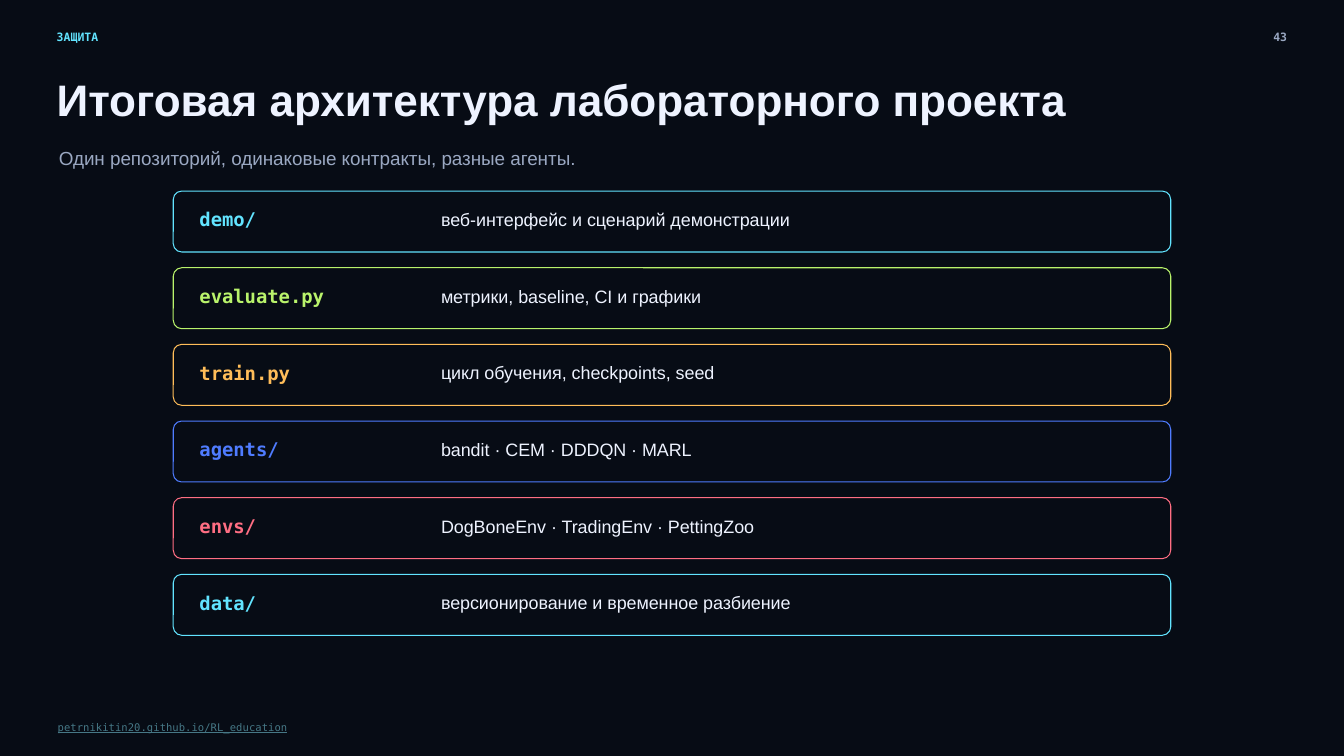
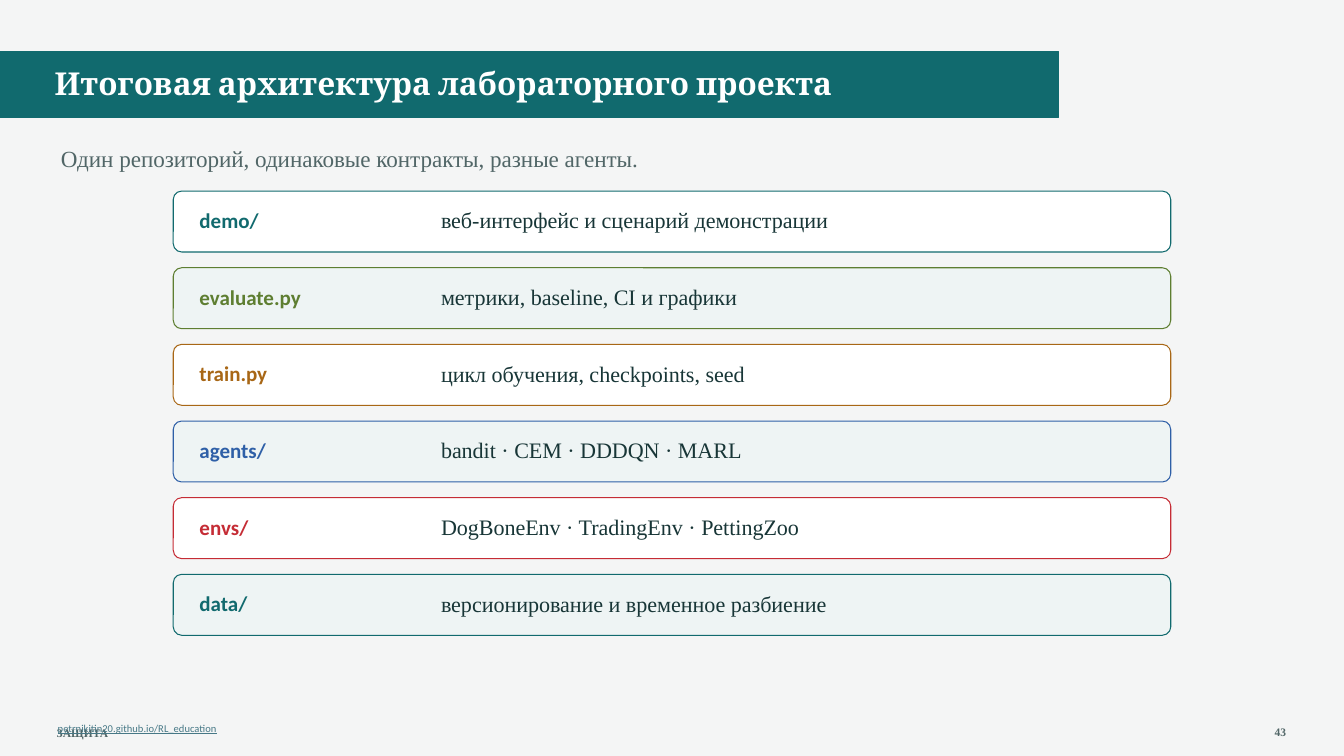
Before and after one commit to PetrNikitin20/RL_education, a slide deck: slide 43 of slides/RL_подготовка_к_лабораторной_работе.pptx. Drawn at 1344x756 pixels with LibreOffice and Linux fonts; fonts in the diff are those of the drawing; background and template pictures are left out. Boxes give left, top, right and bottom in pixels: in the first picture for what was removed or moved away, otherwise in the second. Text is boxed around its words. In the diff, an @@ line names an element or a change of style, - is before the commit and + after.

```diff
--- a/slides/RL_подготовка_к_лабораторной_работе.pptx
+++ b/slides/RL_подготовка_к_лабораторной_работе.pptx
@@ background #070C15 to picture (left out) @@
@@ rectangle added at <box>0,51,1059,118</box>, fill #116A6E, outline #116A6E 0.75 pt @@
@@ text "Итоговая архитектура лабораторного проекта": place and size @@
-text "Итоговая архитектура лабораторного проекта" at <box>57,83,1066,124</box>
+text "Итоговая архитектура лабораторного проекта" at <box>55,70,832,103</box>
@@ text "Итоговая архитектура лабораторного проекта" at <box>55,70,832,103</box>: size 31.5 to 22.5 pt, font Arial to Cambria, text colour #EEF3FF to #FFFFFF; line spacing 1 to 1.05 @@
@@ text "Один репозиторий, одинаковые контракты, разные ..." at <box>61,151,638,172</box>: size 13.5 to 16.5 pt, font Arial to Times New Roman, text colour #9AA8C2 to #516667; line spacing 1 to 1.05 @@
@@ rounded rectangle at <box>173,192,1172,252</box>: fill none to #FFFFFF; outline #62E4FF 0.75 pt to #116A6E 0.75 pt @@
@@ text "demo/" at <box>199,213,258,229</box>: size 13.5 to 15 pt, font DejaVu Sans Mono to Calibri, text colour #62E4FF to #116A6E; line spacing 1 to 1.05 @@
@@ rounded rectangle at <box>173,268,1172,329</box>: fill none to #EEF4F4; outline #B9F36B 0.75 pt to #5E7E31 0.75 pt @@
@@ text "evaluate.py" at <box>199,290,300,309</box>: size 13.5 to 15 pt, font DejaVu Sans Mono to Calibri, text colour #B9F36B to #5E7E31; line spacing 1 to 1.05 @@
@@ rounded rectangle at <box>173,345,1172,405</box>: fill none to #FFFFFF; outline #FFBD59 0.75 pt to #A86716 0.75 pt @@
@@ text "train.py" at <box>199,366,267,385</box>: size 13.5 to 15 pt, font DejaVu Sans Mono to Calibri, text colour #FFBD59 to #A86716; line spacing 1 to 1.05 @@
@@ rounded rectangle at <box>173,421,1172,482</box>: fill none to #EEF4F4; outline #4F7CFF 0.75 pt to #2E5FA7 0.75 pt @@
@@ text "agents/" at <box>199,443,265,462</box>: size 13.5 to 15 pt, font DejaVu Sans Mono to Calibri, text colour #4F7CFF to #2E5FA7; line spacing 1 to 1.05 @@
@@ rounded rectangle at <box>173,498,1172,559</box>: fill none to #FFFFFF; outline #FF6E83 0.75 pt to #C52C35 0.75 pt @@
@@ text "envs/" at <box>199,520,248,536</box>: size 13.5 to 15 pt, font DejaVu Sans Mono to Calibri, text colour #FF6E83 to #C52C35; line spacing 1 to 1.05 @@
@@ rounded rectangle at <box>173,575,1172,635</box>: fill none to #EEF4F4; outline #62E4FF 0.75 pt to #116A6E 0.75 pt @@
@@ text "data/" at <box>199,596,247,612</box>: size 13.5 to 15 pt, font DejaVu Sans Mono to Calibri, text colour #62E4FF to #116A6E; line spacing 1 to 1.05 @@
@@ size 12.8 to 15.8 pt, font Arial to Times New Roman, text colour #EEF3FF to #183637; line spacing 1 to 1.05 in 6 elements at <box>441,212,828,233</box>, <box>441,289,737,310</box>, <box>441,366,745,387</box>, <box>441,442,742,462</box>, <box>441,519,799,540</box>, <box>441,596,826,616</box> @@
@@ text "petrnikitin20.github.io/RL_education" at <box>58,724,217,735</box>: font DejaVu Sans Mono to Calibri; line spacing 1 to 1.05 @@
@@ text "ЗАЩИТА": place and size @@
-text "ЗАЩИТА" at <box>57,32,99,43</box>
+text "ЗАЩИТА" at <box>57,729,109,739</box>
@@ text "ЗАЩИТА" at <box>57,729,109,739</box>: font DejaVu Sans Mono to Times New Roman, text colour #62E4FF to #516667; line spacing 1 to 1.05 @@
@@ text "43": place and size @@
-text "43" at <box>1273,32,1287,41</box>
+text "43" at <box>1275,728,1287,736</box>
@@ text "43" at <box>1275,728,1287,736</box>: font DejaVu Sans Mono to Times New Roman, text colour #9AA8C2 to #516667; line spacing 1 to 1.05 @@
```
Also in this commit, not shown: 44 other slides changed, 1 slide added, 9 other files.
